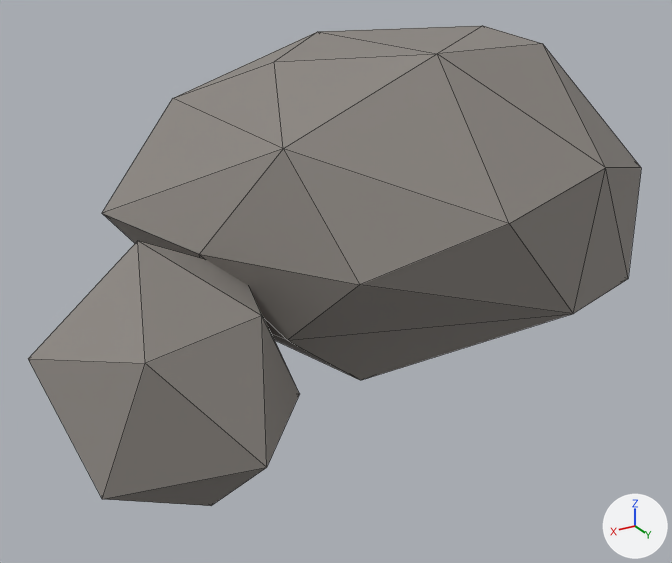
The glTF model game/isla-ancestral/assets/3d/baja/15-Recursos_roca_comun.glb: old version first, new version second.
Camera for both pictures: a 50 mm camera at (2.39, 3.42, 2.23) aimed at (0.41, 0.13, 0.58). Lighting does not change. The marker at lower right points along +X, +Y and +Z. The picture after the commit comes second. Mesh edges are drawn as thin lines. Vertices at exactly the same position are counted once.

Objects in the first picture: 'SM_Roca_M_Roca'.
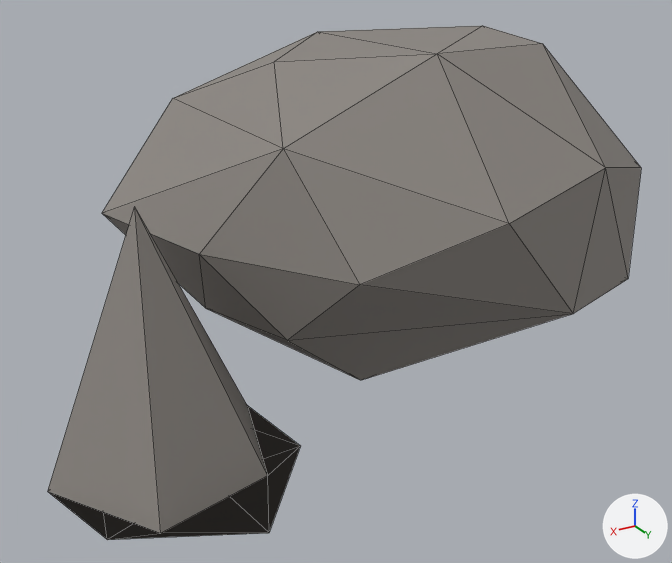
The newer file is also turned or shifted as a whole; pictures and numbers use the older file's frame.

Where the change shows, as pixel boxes [x1, y1, x2, y2] in the pictures (672 x 563 px; the box of a moved part takes in the faces that stretch with it):
```json
{"object": "SM_Roca_M_Roca", "change": "reshaped", "before": [28, 26, 641, 506], "after": [48, 26, 641, 540], "on screen": "7% taller"}
{"part": 1, "of": "me_sm_roca_m_roca_001", "change": "moved or reshaped", "before": [28, 241, 299, 506], "after": [48, 207, 300, 540]}
```

Edits to the scene script, one JSON object a line:
```json
{"block": "me_sm_roca_m_roca_001", "where": "# used by ob_sm_roca_m_roca; location = (0.0, 0.0, 0.258)"}
{"op": "remove", "block": "me_sm_roca_m_roca_001", "code": "me_sm_roca_m_roca_001.from_pydata(...)  # 39 vertices, 70 faces; spans x -1.21..1.83, y -0.93..1.07, z -0.21..1.34"}
{"op": "add", "block": "me_sm_roca_m_roca_001", "code": "me_sm_roca_m_roca_001.from_pydata(...)  # 39 vertices, 70 faces; spans x -1.21..1.83, y -0.93..1.07, z -0.09..1.34"}
{"block": "me_sm_roca_m_roca_001", "change": "me_sm_roca_m_roca_001 part 1"}
{"op": "set", "path": "me_sm_roca_m_roca_001.vertices[27].co", "old": "(1.29, 0.67, -0.21)", "new": "(1.29, 0.67, -0.09)", "note": "pixel (211, 505) -> not seen"}
{"op": "set", "path": "me_sm_roca_m_roca_001.vertices[28].co", "old": "(1.73, 0.82, 0.08)", "new": "(1.73, 0.82, -0.09)", "note": "pixel (102, 499) -> pixel (107, 539)"}
{"op": "set", "path": "me_sm_roca_m_roca_001.vertices[29].co", "old": "(1.61, 0.32, 0.01)", "new": "(1.61, 0.32, -0.09)"}
{"op": "set", "path": "me_sm_roca_m_roca_001.vertices[30].co", "old": "(1.12, 0.21, 0.02)", "new": "(1.12, 0.21, -0.09)"}
{"op": "set", "path": "me_sm_roca_m_roca_001.vertices[31].co", "old": "(0.89, 0.65, 0.15)", "new": "(0.89, 0.65, -0.09)", "note": "pixel (299, 393) -> pixel (300, 445)"}
{"op": "set", "path": "me_sm_roca_m_roca_001.vertices[32].co", "old": "(1.25, 1.07, 0.18)", "new": "(1.25, 1.07, -0.09)", "note": "pixel (266, 467) -> pixel (269, 532)"}
{"op": "set", "path": "me_sm_roca_m_roca_001.vertices[33].co", "old": "(1.83, 0.44, 0.46)", "new": "(1.83, 0.44, -0.09)", "note": "pixel (28, 358) -> pixel (47, 491)"}
{"op": "set", "path": "me_sm_roca_m_roca_001.vertices[34].co", "old": "(1.44, 0.11, 0.4)", "new": "(1.44, 0.11, -0.09)"}
{"op": "set", "path": "me_sm_roca_m_roca_001.vertices[35].co", "old": "(0.94, 0.26, 0.54)", "new": "(0.94, 0.26, -0.09)", "note": "not seen -> pixel (247, 405)"}
{"op": "set", "path": "me_sm_roca_m_roca_001.vertices[36].co", "old": "(1.1, 0.77, 0.58)", "new": "(1.1, 0.77, -0.09)", "note": "pixel (261, 315) -> pixel (267, 475)"}
{"op": "set", "path": "me_sm_roca_m_roca_001.vertices[37].co", "old": "(1.57, 0.88, 0.57)", "new": "(1.57, 0.88, -0.09)", "note": "pixel (145, 363) -> pixel (160, 533)"}
{"op": "set", "path": "me_sm_roca_m_roca_001.vertices[38].co", "old": "(1.41, 0.43, 0.81)", "new": "(1.41, 0.43, 0.94)", "note": "pixel (137, 240) -> pixel (134, 206)"}
```
